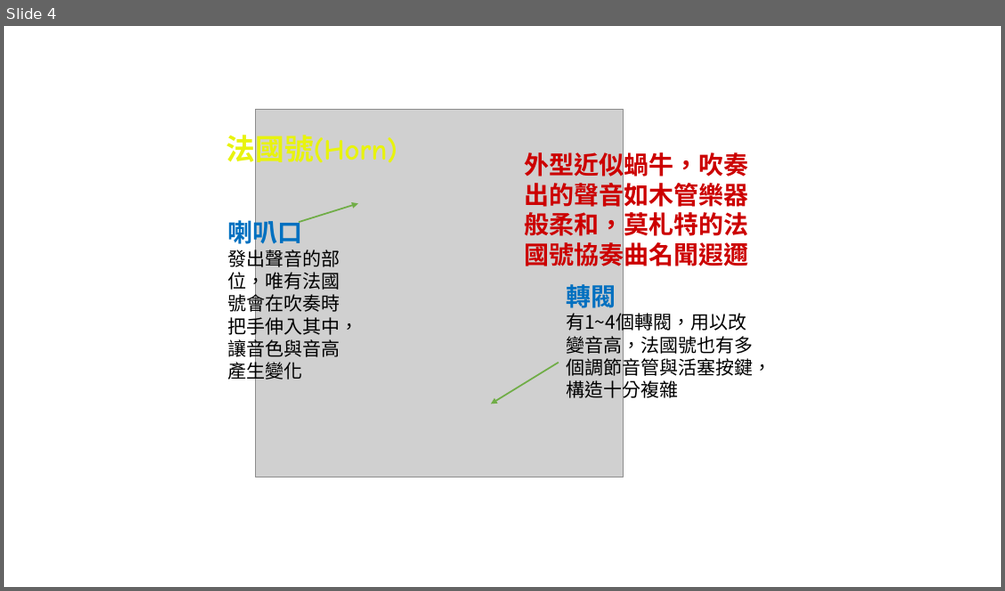
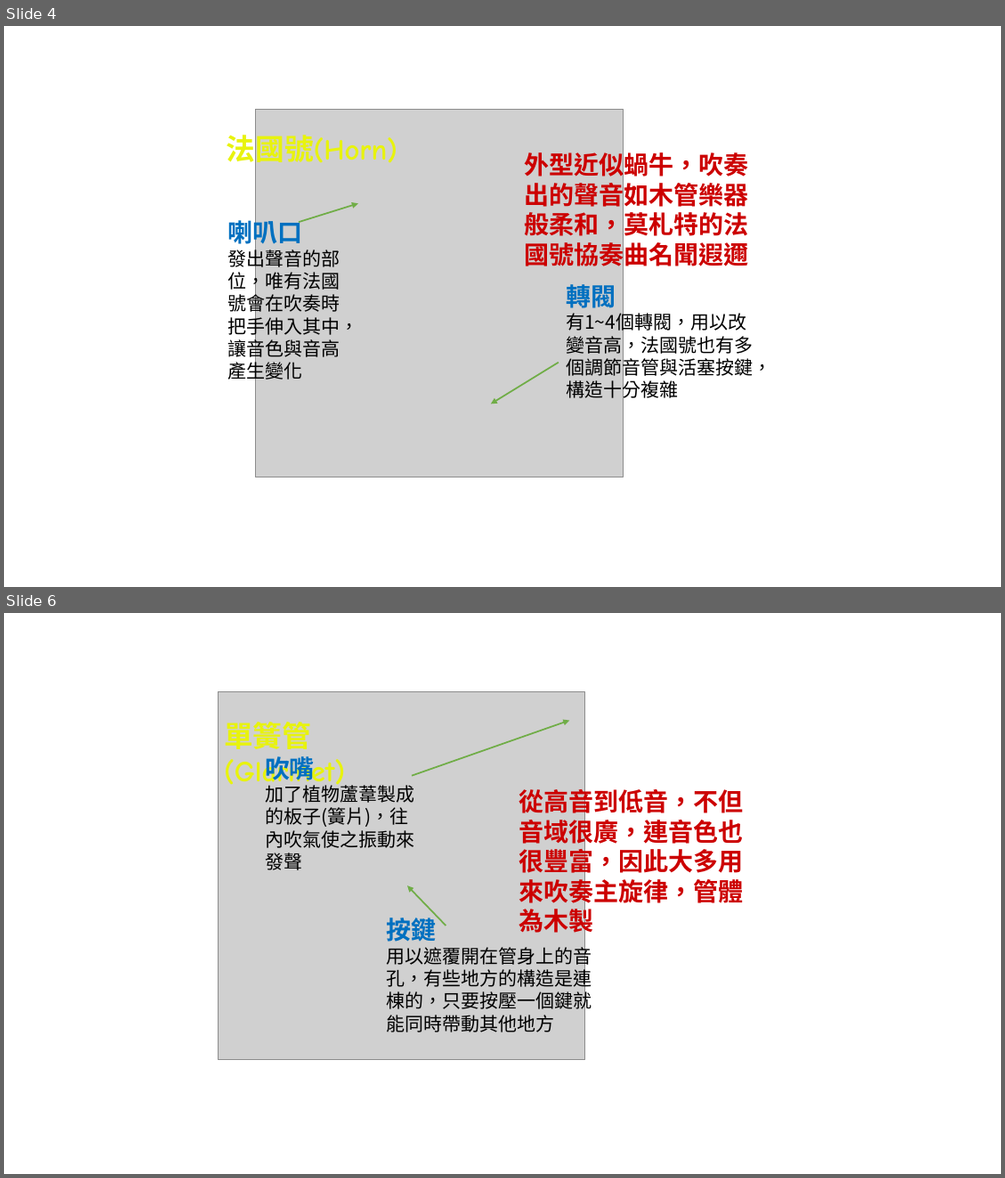
Before and after one commit to WaTness/musicWeb, a slide deck: Images/素材編輯.pptx. Shown one above the other, each under a label of ours: slide 4 before the commit, slides 4 and 6 after it; the slides between them are not shown. The pictures are 1005x591 and 1005x1178 pixels, drawn with LibreOffice and Linux fonts; fonts in the diff are those of the drawing; grey boxes stand for pictures. Boxes give left, top, right and bottom in pixels: in the first picture for what was removed or moved away, otherwise in the second. Text is boxed around its words. In the diff, an @@ line names an element or a change of style, - is before the commit and + after.

```diff
--- a/Images/素材編輯.pptx
+++ b/Images/素材編輯.pptx
@@ slide 6 added at bbox=[4, 613, 1001, 1174], background #FFFFFF @@
@@ group added at bbox=[218, 692, 744, 1060]: 4 texts, 2 arrows, 1 picture @@
+單簧管(Glarinet)
+按鍵
+用以遮覆開在管身上的音孔，有些地方的構造是連棟的，只要按壓一個鍵就能同時帶動其他地方
+吹嘴
+加了植物蘆葦製成的板子(簧片)，往內吹氣使之振動來發聲
+從高音到低音，不但音域很廣，連音色也很豐富，因此大多用來吹奏主旋律，管體為木製
```
Also in this commit, not shown: 1 other slide added, 11 other files.
